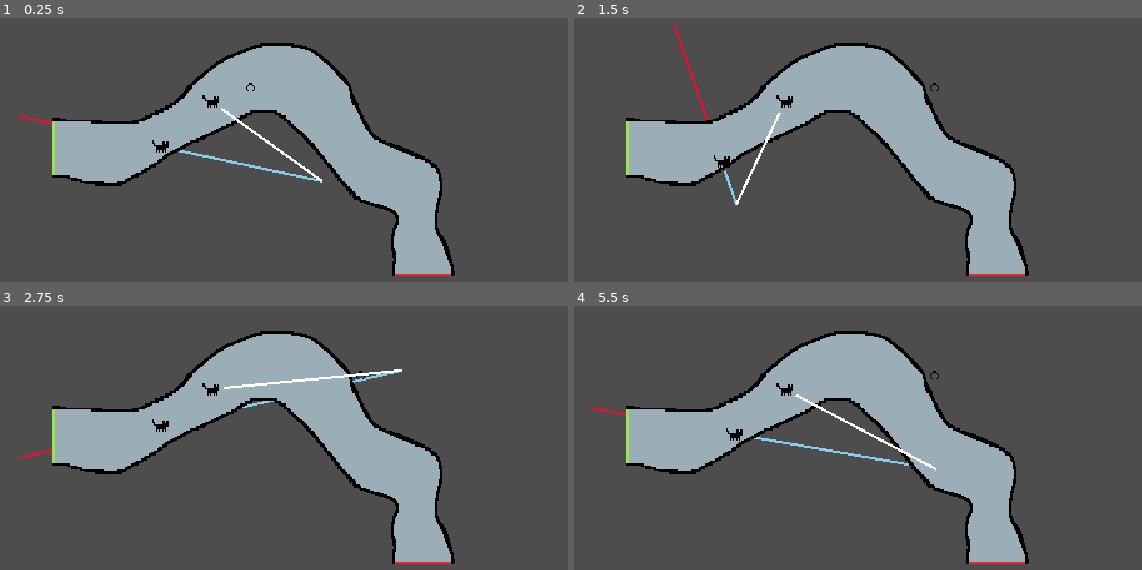
Above: before the commit, frames 1-4 (two rows, left to right).
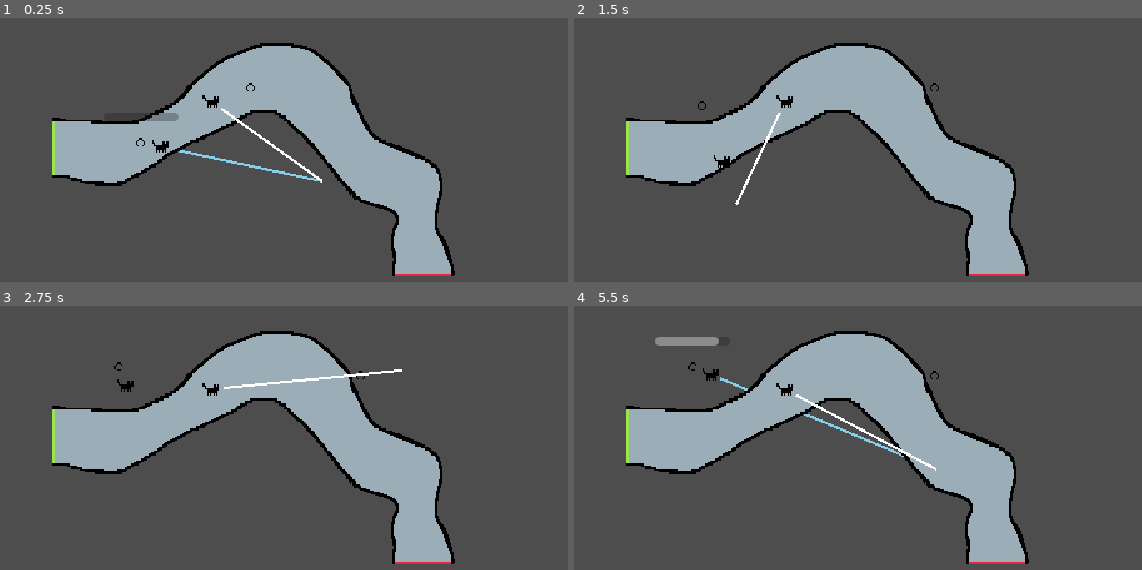
Above: after the commit, the same moments.

Repository: Anna-Toosey/Black-cat-jam-2024
Game: Godot game, scene res://scenes/main.tscn
Two runs of this game, one before a commit and one after it. Both use one fixed random seed, a clock stepped at 60 frames per second and the inputs below.
Inputs (mouse positions are in pixels of both pictures, inside the frame that each line leads up to):
- Up to frame 1 (0.25 s): no input
- Up to frame 2 (1.5 s): tap Enter at 0.5 s; move the mouse to (1073, 157) at 0.52 s; press the mouse at (1073, 157) at 0.53 s; hold D (right) 0.53-1.28 s; move the mouse to (738, 202) at 1.27 s; release the mouse at (738, 202) at 1.28 s; hold S (down) from 1.28 s (still down); click (738, 202) at 1.35 s
- Up to frame 3 (2.75 s): tap Space at 2 s; move the mouse to (403, 369) at 2.02 s; release S (down) at 2.03 s; press the mouse at (403, 369) at 2.03 s; hold D (right) from 2.03 s (still down)
- Up to frame 4 (5.5 s): move the mouse to (858, 559) at 2.77 s; release D (right) at 2.78 s; release the mouse at (858, 559) at 2.78 s; hold W (up) 2.78-3.53 s; click (858, 559) at 2.85 s; tap Enter at 3.5, 5 s; move the mouse to (1136, 535) at 3.52 s; press the mouse at (1136, 535) at 3.53 s; hold A (left) 3.53-5.03 s; tap Space at 4.25 s; move the mouse to (653, 401) at 4.27 s; release the mouse at (653, 401) at 4.28 s; click (653, 401) at 4.35 s; move the mouse to (937, 469) at 5.02 s; press the mouse at (937, 469) at 5.03 s; hold S (down) from 5.03 s (still down)

The runs differ from the first frame. In frame 1, 0.2% of the frame differs, in the area x 3-32%, y 35-49%; in frame 2, 0.2%; in frame 3, 0.3%; in frame 4, 1.1%, in the area x 2-59%, y 11-61%.

Commit message:
ADD: Cat/Yarn movement

Diff:
--- a/project.godot
+++ b/project.godot
@@ -45,6 +45,11 @@
 "events": [Object(InputEventKey,"resource_local_to_scene":false,"resource_name":"","device":-1,"window_id":0,"alt_pressed":false,"shift_pressed":false,"ctrl_pressed":false,"meta_pressed":false,"pressed":false,"keycode":0,"physical_keycode":68,"key_label":0,"unicode":100,"echo":false,"script":null)
 ]
 }
+mouse_left={
+"deadzone": 0.5,
+"events": [Object(InputEventMouseButton,"resource_local_to_scene":false,"resource_name":"","device":-1,"window_id":0,"alt_pressed":false,"shift_pressed":false,"ctrl_pressed":false,"meta_pressed":false,"button_mask":1,"position":Vector2(144, 17),"global_position":Vector2(148, 58),"factor":1.0,"button_index":1,"canceled":false,"pressed":true,"double_click":false,"script":null)
+]
+}
 
 [layer_names]
 
--- a/scenes/main.gd
+++ b/scenes/main.gd
@@ -8,4 +8,3 @@
 func _draw():
 	if player.aiming and player.pivot_position.distance_to(player.cursor_position) >= 24:
 		draw_line(player.pivot_position + player.pivot_position.direction_to(player.cursor_position) * 24, player.cursor_position, Color.SKY_BLUE, 2)
-		draw_line(player.pivot_position, player.target_position, Color.CRIMSON, 2)
--- a/scenes/player.gd
+++ b/scenes/player.gd
@@ -1,18 +1,64 @@
 extends Node2D
 
 @onready var cat_sprite = $CatSprite
+@onready var power_bar = $PowerBar
+@onready var yarn_sprite = $YarnSprite
 
 @export var aiming: bool = false
 
 var pivot_position: Vector2
 var cursor_position: Vector2
 var target_position: Vector2i
+var new_pivot_position: Vector2i
 
-func _process(_delta):
+var power_bar_active: bool = false
+@export var max_power: int = 10
+var power: float = 0
+var power_direction: int = 1
+@export var power_up_speed: int = 20
+
+func _process(delta):
 	if not aiming:
 		return
 
 	pivot_position = position
 	cursor_position = get_global_mouse_position()
-	target_position = pivot_position + cursor_position.direction_to(pivot_position) * 100
+	target_position = pivot_position + cursor_position.direction_to(pivot_position) * (power * 10)
 	cat_sprite.global_position = pivot_position + pivot_position.direction_to(cursor_position) * 16
+
+	if power_bar_active:
+		power += power_up_speed * power_direction * delta
+		if power >= max_power:
+			power_direction = -1
+		elif power <= 0:
+			power_direction = 1
+
+func _input(event):
+	if not aiming:
+		return
+
+	if event.is_action_pressed("mouse_left"):
+		power_bar_active = true
+		power_bar.visible = true
+
+	if event.is_action_released("mouse_left"):
+		power_bar_active = false
+		new_pivot_position = target_position
+		aiming = false
+
+		power_bar.visible = false
+		var yarn_move_tween = get_tree().create_tween()
+		yarn_move_tween.tween_property(yarn_sprite, "global_position", Vector2(new_pivot_position), 0.5).set_trans(Tween.TRANS_SINE).set_ease(Tween.EASE_OUT)
+
+		await get_tree().create_timer(0.8).timeout
+
+		var cat_move_tween = get_tree().create_tween()
+		cat_move_tween.tween_property(cat_sprite, "global_position", Vector2(Vector2(new_pivot_position) - pivot_position.direction_to(new_pivot_position) * 16), 0.5).set_trans(Tween.TRANS_SINE).set_ease(Tween.EASE_OUT)
+
+		await get_tree().create_timer(0.8).timeout
+
+		position = new_pivot_position
+		yarn_sprite.global_position = position
+
+		power = 0
+		aiming = true
--- a/scenes/player.tscn
+++ b/scenes/player.tscn
@@ -1,10 +1,24 @@
-[gd_scene load_steps=3 format=3 uid="uid://buns2370nmtpv"]
+[gd_scene load_steps=5 format=3 uid="uid://buns2370nmtpv"]
 
 [ext_resource type="Script" path="res://scenes/player.gd" id="1_56nu0"]
 [ext_resource type="Texture2D" uid="uid://dqs8f8ar0v2q0" path="res://assets/sprites/test/cat_test.png" id="2_3ea5q"]
+[ext_resource type="Texture2D" uid="uid://drxa2ca0oliks" path="res://assets/sprites/test/yarn_ball_test.png" id="3_4dw37"]
+[ext_resource type="Script" path="res://scenes/power_bar.gd" id="4_b5x47"]
 
 [node name="Player" type="Node2D"]
 script = ExtResource("1_56nu0")
+aiming = true
 
 [node name="CatSprite" type="Sprite2D" parent="."]
 texture = ExtResource("2_3ea5q")
+
+[node name="YarnSprite" type="Sprite2D" parent="."]
+texture = ExtResource("3_4dw37")
+
+[node name="PowerBar" type="ProgressBar" parent="."]
+offset_left = -30.0
+offset_top = -24.0
+offset_right = 30.0
+offset_bottom = -17.0
+show_percentage = false
+script = ExtResource("4_b5x47")
--- /dev/null
+++ b/scenes/power_bar.gd
@@ -0,0 +1,4 @@
+extends ProgressBar
+
+func _process(_delta):
+	value = get_parent().power * (100 / get_parent().max_power)
